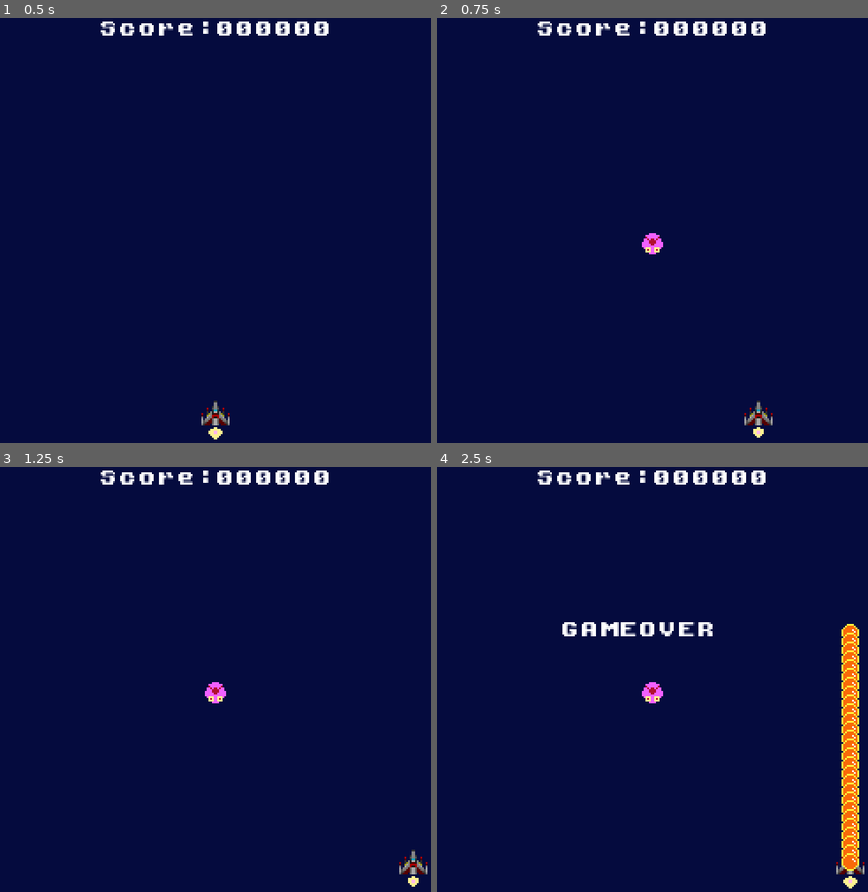
Above: before the commit, frames 1-4 (two rows, left to right).
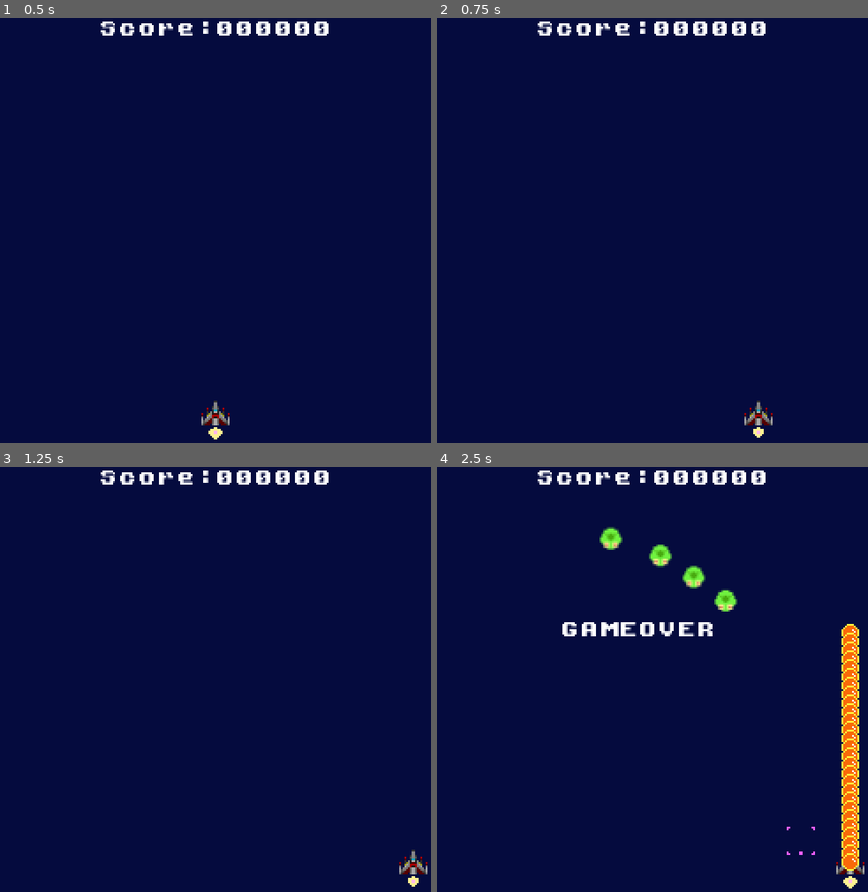
Above: after the commit, the same moments.

Repository: Edo-Hachi/GaStorm
Game: Godot game, scene res://src/GameMain/GameMain_Node2D.tscn
Same seed, same stepped clock (60 frames per second), same inputs: the game is played once before the commit and once after it. Before the commit the project has no main scene; this scene is started directly in both runs.
Inputs:
- Up to frame 1 (0.5 s): no input
- Up to frame 2 (0.75 s): tap Enter at 0.5 s; hold Right (Move_Right) from 0.53 s (still down); hold 2 (SpawnEnemy) from 0.53 s (still down)
- Up to frame 3 (1.25 s): keep holding Right (Move_Right); keep holding 2 (SpawnEnemy)
- Up to frame 4 (2.5 s): tap Space (Shot) at 1.25 s; release Right (Move_Right) at 1.28 s; release 2 (SpawnEnemy) at 1.28 s; hold Down (Move_Down) 1.28-2.03 s; tap 1 (GameOver) at 1.35 s; tap 2 (SpawnEnemy) at 1.55, 2.3 s; hold Right (Move_Right) from 2.03 s (still down); hold Space (Shot) from 2.03 s (still down)

Frame 1 is identical in both runs. In frame 2, 0.2% of the frame differs, in the area x 47-53%, y 50-56%; in frame 3, 0.2%; in frame 4, 1.1%, in the area x 37-88%, y 14-92%.

Commit message:
Replace Loop Functions

Diff:
--- a/project.godot
+++ b/project.godot
@@ -11,6 +11,7 @@
 [application]
 
 config/name="GaStorm"
+run/main_scene="res://src/GameMain/GameMain_Node2D.tscn"
 config/icon="res://icon.png"
 
 [autoload]
--- a/src/GameMain/Enemies/Enemies_Node2D_nouse.tscn
+++ /dev/null
@@ -1,25 +0,0 @@
-[gd_scene load_steps=2 format=2]
-
-[sub_resource type="GDScript" id=1]
-script/source = "#Enemies_Node2D
-
-extends Node2D
-
-
-# Declare member variables here. Examples:
-# var a: int = 2
-# var b: String = \"text\"
-
-
-# Called when the node enters the scene tree for the first time.
-func _ready() -> void:
-	pass # Replace with function body.
-
-
-# Called every frame. 'delta' is the elapsed time since the previous frame.
-#func _process(delta: float) -> void:
-#	pass
-"
-
-[node name="Enemies_Node2D" type="Node2D"]
-script = SubResource( 1 )
--- a/src/GameMain/Enemies/Enemy_Area2D.gd
+++ b/src/GameMain/Enemies/Enemy_Area2D.gd
@@ -25,7 +25,16 @@
 func SetEnemyId(var enemyid):
 	EnemyID = enemyid
 	#$AnimatedSprite.animation = "Green"
-	$AnimatedSprite.animation = "Red"
+
+func SetEnemyColor(var enemyColor : int):
+	match enemyColor:
+		GlobalNode.EnemyColor.Green:
+			$AnimatedSprite.animation = "Green"
+		GlobalNode.EnemyColor.Red:
+			$AnimatedSprite.animation = "Red"
+		GlobalNode.EnemyColor.Purple:
+			$AnimatedSprite.animation = "Puraple"
+
 
 
 func funcMoveType01(delta : float):
--- a/src/GameMain/Enemies/PathFollowEnemies.gd
+++ b/src/GameMain/Enemies/PathFollowEnemies.gd
@@ -21,16 +21,19 @@
 func SetLoopType(var looptype : int):
 	LoopType = looptype
 	match LoopType:
-
 		GlobalNode.LoopType.Left01:
+			#print("LoopType Left01")
+			#$RightPath01.visible = false
+			#print("Loop Left 01Ready")
 			pass
-			#print("Loop Left 01Ready")
-			#$LeftPath01.visible = true
 
 		GlobalNode.LoopType.Right01:
+			#print("LoopType Right")
+			#$LeftPath01.visible = false
+			#$LeftPath01.hide()# .visible = false
+			#$LeftPath01/L01_Path2D/L01_PathFollow2D.set_deferred("disabled", true)
+			#print("Loop right01 Ready")
 			pass
-			#print("Loop right01 Ready")
-			#$RightPath01.visible = true
 
 func SetEnemyId(var enid):
 	EnemyId= enid
@@ -51,31 +54,24 @@
 	#LoeftPathとRightPathが別々にならない
 	#RightPathもLeftPassの動きになってしまう
 
-
-
 	match LoopType:
 		GlobalNode.LoopType.Left01:
-			#print("LoopType01Move")
+			#print("LoopType01Move---------------")
 			#$LeftPath01.visible = true
 
-			if 1 <= $LeftPath01/Path2D/PathFollow2D.unit_offset:
-				get_parent().LoopEnemyOver(EnemyId, $LeftPath01/Path2D/PathFollow2D.position)
+			if 1 <= $LeftPath01/L01_Path2D/L01_PathFollow2D.unit_offset:
+				get_parent().LoopEnemyOver(EnemyId, $LeftPath01/L01_Path2D/L01_PathFollow2D.position)
 				queue_free()
 			else:
-				$LeftPath01/Path2D/PathFollow2D.unit_offset += 0.5 * delta
-				get_parent().UpdateEnemyPos(EnemyId, $LeftPath01/Path2D/PathFollow2D.position)
+				$LeftPath01/L01_Path2D/L01_PathFollow2D.unit_offset += 0.5 * delta
+
+				get_parent().UpdateEnemyPos(EnemyId, $LeftPath01/L01_Path2D/L01_PathFollow2D.position)
 
 		GlobalNode.LoopType.Right01:
 			#print("Loop Right 1 Move ==============")
-			#$RightPath01.visible = true
-			#if 1 <= $RightPath01/RightPath2D/RightPathFollow2D.unit_offset:
-			if 1 <= $RightPath01/Path2D/PathFollow2D.unit_offset:
-				get_parent().LoopEnemyOver(EnemyId, $RightPath01/Path2D/PathFollow2D.position)
+			if 1 <= $RightPath01/R01_Path2D/R01_PathFollow2D.unit_offset:
+				get_parent().LoopEnemyOver(EnemyId, $RightPath01/R01_Path2D/R01_PathFollow2D.position)
 				queue_free()
 			else:
-				$RightPath01/Path2D/PathFollow2D.unit_offset += 0.5 * delta
-				get_parent().UpdateEnemyPos(EnemyId, $RightPath01/Path2D/PathFollow2D.position)
-
-
-
-#			$RightPath01/Path2D/PathFollow2D.unit_offset += 0.5 * delta
+				$RightPath01/R01_Path2D/R01_PathFollow2D.unit_offset += 0.5 * delta
+				get_parent().UpdateEnemyPos(EnemyId, $RightPath01/R01_Path2D/R01_PathFollow2D.position)
--- a/src/GameMain/Enemies/PathFollowEnemies.tscn
+++ b/src/GameMain/Enemies/PathFollowEnemies.tscn
@@ -8,36 +8,39 @@
 "points": PoolVector2Array( 0, 0, 0, 0, 20, 222, -14.5756, 49.8933, 14.5756, -49.8933, 190, 178, 48.7721, 37.2798, -48. …(323 unchanged characters)…
 }
 
+[sub_resource type="Curve2D" id=2]
+_data = {
+"points": PoolVector2Array( 0, 0, 0, 0, 212, 212, 0, 0, 0, 0, 97, 201, 0, 0, 0, 0, 63, 146, 0, 0, 0, 0, 75, 76, 0, 0, 0, 0, 127, 42, 0, 0, 0, 0, 199, 86, 0, 0, 0, 0, 188, 163, 0, 0, 0, 0, 125, 196, 0, 0, 0, 0, 61, 188, 0, 0, 0, 0, 42, 108, 0, 0, 0, 0, 75, 52, 0, 0, 0, 0, 209, 21 )
+}
+
 [node name="PathFollowEnemies" type="Node2D"]
 script = ExtResource( 1 )
 
 [node name="LeftPath01" type="Node2D" parent="."]
 visible = false
 
-[node name="Path2D" type="Path2D" parent="LeftPath01"]
+[node name="L01_Path2D" type="Path2D" parent="LeftPath01"]
 curve = SubResource( 1 )
 
-[node name="PathFollow2D" type="PathFollow2D" parent="LeftPath01/Path2D"]
+[node name="L01_PathFollow2D" type="PathFollow2D" parent="LeftPath01/L01_Path2D"]
 position = Vector2( 20, 222 )
 rotation = 0.0264305
 loop = false
 
-[node name="EnemyHidden" type="Sprite" parent="LeftPath01/Path2D/PathFollow2D"]
+[node name="L01_Sprite" type="Sprite" parent="LeftPath01/L01_Path2D/L01_PathFollow2D"]
 position = Vector2( -0.0528564, -1.9993 )
 texture = ExtResource( 2 )
 
 [node name="RightPath01" type="Node2D" parent="."]
 
-[node name="Path2D" type="Path2D" parent="RightPath01"]
-position = Vector2( 253, 0 )
-scale = Vector2( -1, 1 )
-curve = SubResource( 1 )
+[node name="R01_Path2D" type="Path2D" parent="RightPath01"]
+curve = SubResource( 2 )
 
-[node name="PathFollow2D" type="PathFollow2D" parent="RightPath01/Path2D"]
-position = Vector2( 20, 222 )
-rotation = 0.0264305
+[node name="R01_PathFollow2D" type="PathFollow2D" parent="RightPath01/R01_Path2D"]
+position = Vector2( 212, 212 )
+rotation = -3.04623
 loop = false
 
-[node name="EnemyHidden" type="Sprite" parent="RightPath01/Path2D/PathFollow2D"]
-position = Vector2( -0.0264282, -0.999649 )
+[node name="EnemyHidden" type="Sprite" parent="."]
+position = Vector2( 212, 212 )
 texture = ExtResource( 2 )
--- a/src/GameMain/GameMain_Node2D.gd
+++ b/src/GameMain/GameMain_Node2D.gd
@@ -17,8 +17,17 @@
 		{"Cmd" : "Wait_g", "Time" : 1},
 
 		{"Cmd" : "Wait_f", "Time" : 3},
-		{"Cmd" : "LoopEnmy", "Type" : GlobalNode.LoopType.Left01},
-		{"Cmd" : "LoopEnmy", "Type" : GlobalNode.LoopType.Right01},
+		{"Cmd" : "LoopEnmy", "LoopType" : GlobalNode.LoopType.Left01, "Color": GlobalNode.EnemyColor.Green},
+		{"Cmd" : "Wait_f", "Time" : 3},
+		{"Cmd" : "LoopEnmy", "LoopType" : GlobalNode.LoopType.Left01, "Color": GlobalNode.EnemyColor.Green},
+		{"Cmd" : "Wait_f", "Time" : 3},
+		{"Cmd" : "LoopEnmy", "LoopType" : GlobalNode.LoopType.Left01, "Color": GlobalNode.EnemyColor.Green},
+		{"Cmd" : "Wait_f", "Time" : 3},
+		{"Cmd" : "LoopEnmy", "LoopType" : GlobalNode.LoopType.Left01, "Color": GlobalNode.EnemyColor.Green},
+
+		{"Cmd" : "Wait_g", "Time" : 4},
+		{"Cmd" : "LoopEnmy", "LoopType" : GlobalNode.LoopType.Right01, "Color": GlobalNode.EnemyColor.Red},
+
 		#{"Cmd" : "LoopEnmy", "Type" : 0},
 
 		{"Cmd" : "End"}
@@ -98,9 +107,9 @@
 		#{"Cmd" : "LoopEnmy", "Type" : GlobalNode.LoopType.Left01},
 
 		"LoopEnmy":
-			print("LoopEnemyType:", Seq["Type"])
+			#print("LoopEnemyType:", Seq["LoopType"])
 			#var aa : int = Seq["Type"]
-			LoopEnemySpawn(Seq["Type"])
+			LoopEnemySpawn(Seq["LoopType"], Seq["Color"])
 			#LoopEnemySpawn(0)
 
 			SeqPtr+=1
@@ -113,7 +122,7 @@
 
 
 #--------------------------------------------
-func LoopEnemySpawn(var LoopType : int):
+func LoopEnemySpawn(var LoopType : int, var EnemyColor : int):
 	var EnemyManage = ENEMY_MANAGE.new()
 
 	var ListMax = EnemyManageList.size()
@@ -121,20 +130,28 @@
 	#オブジェクト生成
 	var ScnLoop = EnemyLoopScene.instance()	#ループ
 	var ScnEnemy = EnemyScene.instance()	#エネミー
+	#var ScnLoop = EnemyLoopScene.i .new() # .instance()	#ループ
+	#var ScnEnemy = EnemyScene.new() #instance()	#エネミー
 
 
 	#エネミー生成------------------------------------------
+
+	#debug 生成するエネミーの色タイプを設定できるように修正
+
 	var enid = ScnEnemy.get_instance_id()
 	ScnEnemy.SetEnemyId(enid)
-	#ScnEnemy.AnimatedSprite.animation = "Green"
+	ScnEnemy.SetEnemyColor(EnemyColor)
+
 	add_child(ScnEnemy)
 	#エネミー生成------------------------------------------
 
+	#ループ生成-------------------------------------------
 	var loopid = ScnLoop.get_instance_id()
 	ScnLoop.SetLoopType(LoopType)
 	ScnLoop.SetEnemyId(ScnEnemy)
 	ScnLoop.SetLoopId(loopid)
 	add_child(ScnLoop)
+	#ループ生成-------------------------------------------
 
 
 	EnemyManage.EnemyId = enid
@@ -145,6 +162,7 @@
 
 func UpdateEnemyPos(var EnemyObj, var pos:Vector2):
 	EnemyObj.position = pos
+	#print(EnemyObj)
 
 func LoopEnemyOver(var EnemyId, var pos : Vector2):
 	print("LoopOver")
@@ -198,23 +216,21 @@
 	#--------------------------------------------------------------
 	if Input.is_action_pressed("SpawnEnemy"):
 		if debug_spawn == 0:
+			debug_spawn = 1
 			#エネミー生成------------------------------------------
-			var ScnEnemy = EnemyScene.instance()	#エネミー
-
-			var enid = ScnEnemy.get_instance_id()
-			ScnEnemy.SetEnemyId(enid)
-			ScnEnemy.position = Vector2(128, 128)
-			#ScnEnemy.AnimatedSprite.animation = "Green"
-			add_child(ScnEnemy)
+#			var ScnEnemy = EnemyScene.instance()	#エネミー
+#			var enid = ScnEnemy.get_instance_id()
+#			ScnEnemy.SetEnemyId(enid)
+#			ScnEnemy.position = Vector2(128, 128)
+#			add_child(ScnEnemy)
 			#エネミー生成------------------------------------------
 
-		debug_spawn = 1
 
 #-------------------------------
-#			SeqEnable = true
-#			print("Seq Start")
-#			#LoopEnemySpawn(0)
-#			debug_spawn = 1
+			SeqEnable = true
+			print("Seq Start")
+			#LoopEnemySpawn(0)
+			debug_spawn = 1
 #-------------------------------
 
 	if GlobalNode.GameState == GlobalNode.GState.GAMEOVER:
--- a/src/GlobalNode.gd
+++ b/src/GlobalNode.gd
@@ -11,12 +11,14 @@
 var GameMainSceneID = 0
 
 enum LoopType {Left01=0, Right01}
+enum EnemyColor {Green=0, Red, Purple}
 
 # Called when the node enters the scene tree for the first time.
 func _ready() -> void:
 	pass
 
 
+
 # Called every frame. 'delta' is the elapsed time since the previous frame.
 #func _process(delta: float) -> void:
 #	pass
Not shown, changed: CreateNote.txt
Not shown: 1 places in src/GameMain/Enemies/PathFollowEnemies.tscn that only renumber resources
